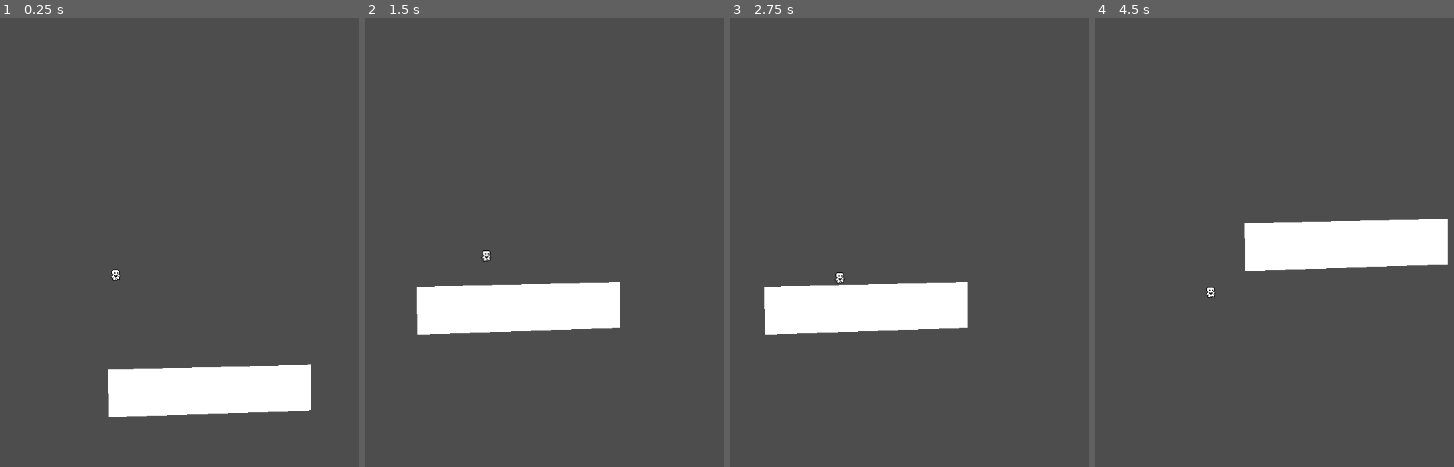
Above: before the commit, frames 1-4 (left to right).
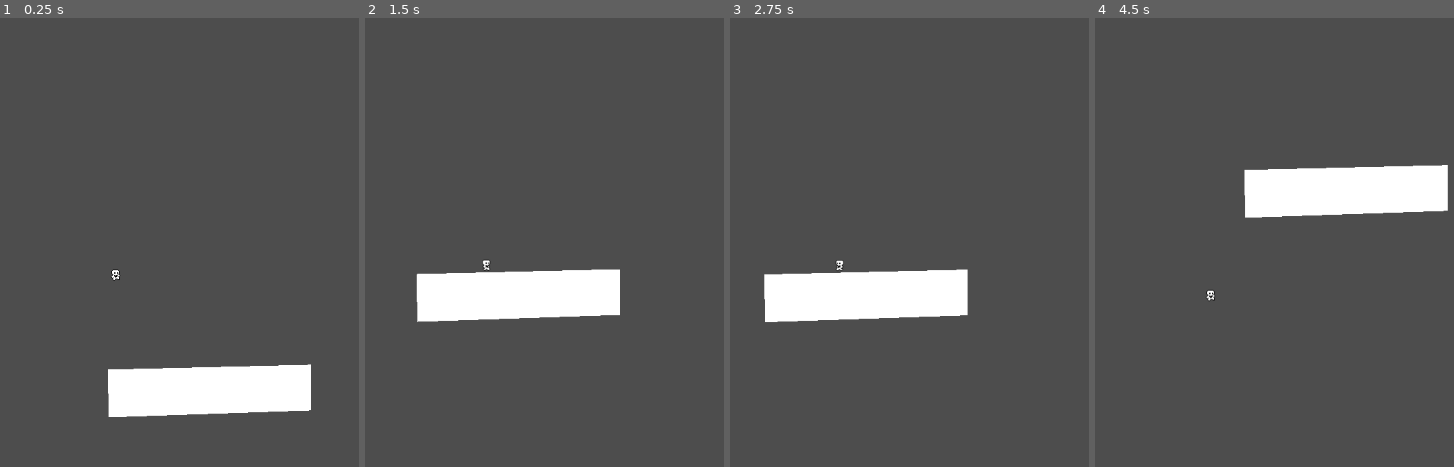
Above: after the commit, the same moments.

Repository: alwong18/AnimalExplorer
Game: Godot game, scene res://Scenes/World.tscn
Same seed, same stepped clock (60 frames per second), same inputs: the game is played once before the commit and once after it. This scene is started directly instead of the project's main scene.
Inputs:
- Up to frame 1 (0.25 s): no input
- Up to frame 2 (1.5 s): tap Enter (ui_accept) at 0.5, 0.6, 0.77, 1.07, 1.35 s; hold Right (move_right) from 0.53 s (still down)
- Up to frame 3 (2.75 s): tap Enter (ui_accept) at 1.52, 1.82, 2.1 s; release Right (move_right) at 2.03 s; hold Left (move_left) from 2.03 s (still down)
- Up to frame 4 (4.5 s): tap Enter (ui_accept) at 2.85, 3.02, 3.32, 3.6, 3.77, 4.07, 4.35 s; release Left (move_left) at 4.28 s; hold Right (move_right) from 4.28 s (still down)

The runs differ from the first frame. In frame 1, less than 0.1% of the frame differs, in the area x 31-34%, y 57-59%; in frame 2, 3.5%; in frame 3, 3.3%; in frame 4, 12%, in the area x 30-99%, y 32-64%.

Commit message:
basic movement
vid 1

Diff:
--- a/Scenes/player.tscn
+++ b/Scenes/player.tscn
@@ -1,74 +1,84 @@
-[gd_scene load_steps=11 format=3 uid="uid://b5doxaq34uvii"]
+[gd_scene load_steps=13 format=3 uid="uid://b5doxaq34uvii"]
 
 [ext_resource type="Script" path="res://Scripts/player.gd" id="1_u82nx"]
 [ext_resource type="Texture2D" uid="uid://cd2oa1cqn30xj" path="res://player.png" id="2_d22rd"]
 
-[sub_resource type="AtlasTexture" id="AtlasTexture_kgx7t"]
+[sub_resource type="AtlasTexture" id="AtlasTexture_7s3r1"]
 atlas = ExtResource("2_d22rd")
 region = Rect2(0, 0, 24, 20)
 
-[sub_resource type="AtlasTexture" id="AtlasTexture_rmv6k"]
+[sub_resource type="AtlasTexture" id="AtlasTexture_ls433"]
 atlas = ExtResource("2_d22rd")
 region = Rect2(144, 0, 24, 20)
 
-[sub_resource type="AtlasTexture" id="AtlasTexture_6rwll"]
+[sub_resource type="AtlasTexture" id="AtlasTexture_n2x8w"]
 atlas = ExtResource("2_d22rd")
 region = Rect2(24, 0, 24, 20)
 
-[sub_resource type="AtlasTexture" id="AtlasTexture_b78va"]
+[sub_resource type="AtlasTexture" id="AtlasTexture_mtd77"]
 atlas = ExtResource("2_d22rd")
 region = Rect2(48, 0, 24, 20)
 
-[sub_resource type="AtlasTexture" id="AtlasTexture_rkw7d"]
+[sub_resource type="AtlasTexture" id="AtlasTexture_a4sbr"]
 atlas = ExtResource("2_d22rd")
 region = Rect2(72, 0, 24, 20)
 
-[sub_resource type="AtlasTexture" id="AtlasTexture_vqm1x"]
+[sub_resource type="AtlasTexture" id="AtlasTexture_a0yra"]
 atlas = ExtResource("2_d22rd")
 region = Rect2(96, 0, 24, 20)
 
-[sub_resource type="SpriteFrames" id="SpriteFrames_qxant"]
+[sub_resource type="AtlasTexture" id="AtlasTexture_gw8a2"]
+atlas = ExtResource("2_d22rd")
+region = Rect2(120, 0, 24, 20)
+
+[sub_resource type="AtlasTexture" id="AtlasTexture_6j45n"]
+atlas = ExtResource("2_d22rd")
+region = Rect2(0, 0, 24, 20)
+
+[sub_resource type="SpriteFrames" id="SpriteFrames_yfnh3"]
 animations = [{
 "frames": [{
 "duration": 1.0,
-"texture": SubResource("AtlasTexture_kgx7t")
+"texture": SubResource("AtlasTexture_7s3r1")
 }],
 "loop": true,
-"name": &"Idle",
+"name": &"idle",
 "speed": 5.0
 }, {
 "frames": [{
 "duration": 1.0,
-"texture": SubResource("AtlasTexture_rmv6k")
+"texture": SubResource("AtlasTexture_ls433")
 }],
 "loop": true,
-"name": &"Jump",
+"name": &"jump",
 "speed": 5.0
 }, {
 "frames": [{
 "duration": 1.0,
-"texture": SubResource("AtlasTexture_6rwll")
+"texture": SubResource("AtlasTexture_n2x8w")
 }, {
 "duration": 1.0,
-"texture": SubResource("AtlasTexture_b78va")
+"texture": SubResource("AtlasTexture_mtd77")
 }, {
 "duration": 1.0,
-"texture": SubResource("AtlasTexture_rkw7d")
+"texture": SubResource("AtlasTexture_a4sbr")
 }, {
 "duration": 1.0,
-"texture": SubResource("AtlasTexture_vqm1x")
+"texture": SubResource("AtlasTexture_a0yra")
 }, {
 "duration": 1.0,
-"texture": SubResource("AtlasTexture_vqm1x")
+"texture": SubResource("AtlasTexture_gw8a2")
+}, {
+"duration": 1.0,
+"texture": SubResource("AtlasTexture_6j45n")
 }],
 "loop": true,
-"name": &"Walk",
-"speed": 5.0
+"name": &"run",
+"speed": 10.0
 }]
 
-[sub_resource type="CapsuleShape2D" id="CapsuleShape2D_kfdat"]
-radius = 5.0
-height = 18.0
+[sub_resource type="RectangleShape2D" id="RectangleShape2D_aa8qm"]
+size = Vector2(9, 16)
 
 [node name="Player" type="CharacterBody2D"]
 floor_constant_speed = true
@@ -81,20 +91,13 @@
 position_smoothing_speed = 10.0
 
 [node name="AnimatedSprite2D" type="AnimatedSprite2D" parent="."]
-sprite_frames = SubResource("SpriteFrames_qxant")
-animation = &"Walk"
-
-[node name="AnimatedSprite2D" type="AnimatedSprite2D" parent="AnimatedSprite2D"]
-sprite_frames = SubResource("SpriteFrames_qxant")
-animation = &"Walk"
-
-[node name="AnimatedSprite2D" type="AnimatedSprite2D" parent="AnimatedSprite2D/AnimatedSprite2D"]
-sprite_frames = SubResource("SpriteFrames_qxant")
-animation = &"Jump"
+sprite_frames = SubResource("SpriteFrames_yfnh3")
+animation = &"idle"
+frame_progress = 0.277577
 
 [node name="CollisionShape2D" type="CollisionShape2D" parent="."]
-position = Vector2(0, 1)
-shape = SubResource("CapsuleShape2D_kfdat")
+position = Vector2(0, 2)
+shape = SubResource("RectangleShape2D_aa8qm")
 
 [node name="CoyoteJumpTimer" type="Timer" parent="."]
 wait_time = 0.02
--- a/Scripts/player.gd
+++ b/Scripts/player.gd
@@ -1,5 +1,4 @@
 extends CharacterBody2D
-
 
 const SPEED = 100.0
 const ACCELERATION = 800.0
@@ -7,14 +6,17 @@
 const JUMP_VELOCITY = -300.0
 
 var gravity = ProjectSettings.get_setting("physics/2d/default_gravity")
+
+@onready var animated_sprite_2d = $AnimatedSprite2D
 @onready var coyote_jump_timer = $CoyoteJumpTimer
 
 func _physics_process(delta):
 	apply_gravity(delta)
 	handle_jump()
-	var input_axis = Input.get_axis("ui_left", "ui_right")
+	var input_axis = Input.get_axis("move_left", "move_right")
 	handle_acceleration(input_axis, delta)
 	apply_friction(input_axis, delta)
+	update_animations(input_axis)
 	move_and_slide()
 
 func apply_gravity(delta):
@@ -23,10 +25,10 @@
 
 func handle_jump():
 	if is_on_floor():
-		if Input.is_action_just_pressed("ui_accept"):
+		if Input.is_action_just_pressed("move_up"):
 			velocity.y = JUMP_VELOCITY
 		else:
-			if Input.is_action_just_released("ui_accept") and velocity.y < JUMP_VELOCITY / 2:
+			if Input.is_action_just_released("move_up") and velocity.y < JUMP_VELOCITY / 2:
 				velocity.y = JUMP_VELOCITY / 2
 
 func handle_acceleration(input_axis, delta):
@@ -36,3 +38,13 @@
 func apply_friction(input_axis, delta):
 		if input_axis == 0:
 			velocity.x = move_toward(velocity.x, 0, FRICTION * delta)
+
+func update_animations(input_axis):
+	if input_axis != 0:
+		animated_sprite_2d.flip_h = (input_axis < 0)
+		animated_sprite_2d.play("run")
+	else:
+		animated_sprite_2d.play("idle")
+
+	if not is_on_floor():
+		animated_sprite_2d.play("jump")
Not shown: 1 places in Scenes/World.tscn that only renumber resources
Binary file added: example for animation sprite scenes.png
Not shown, added: example for animation sprite scenes.png.import
